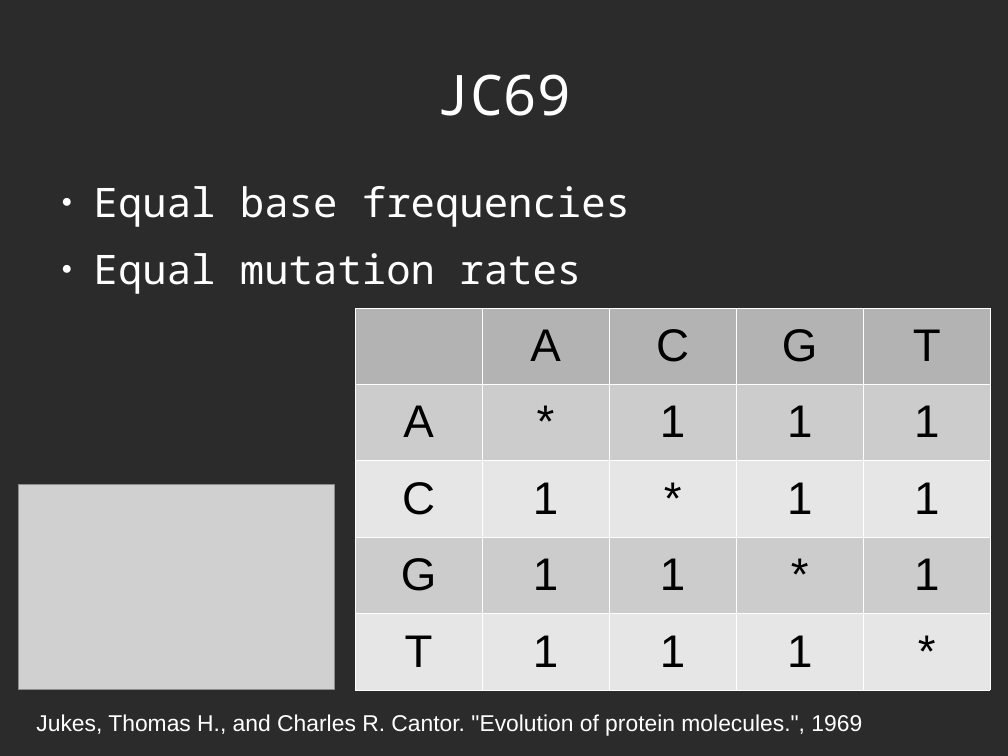
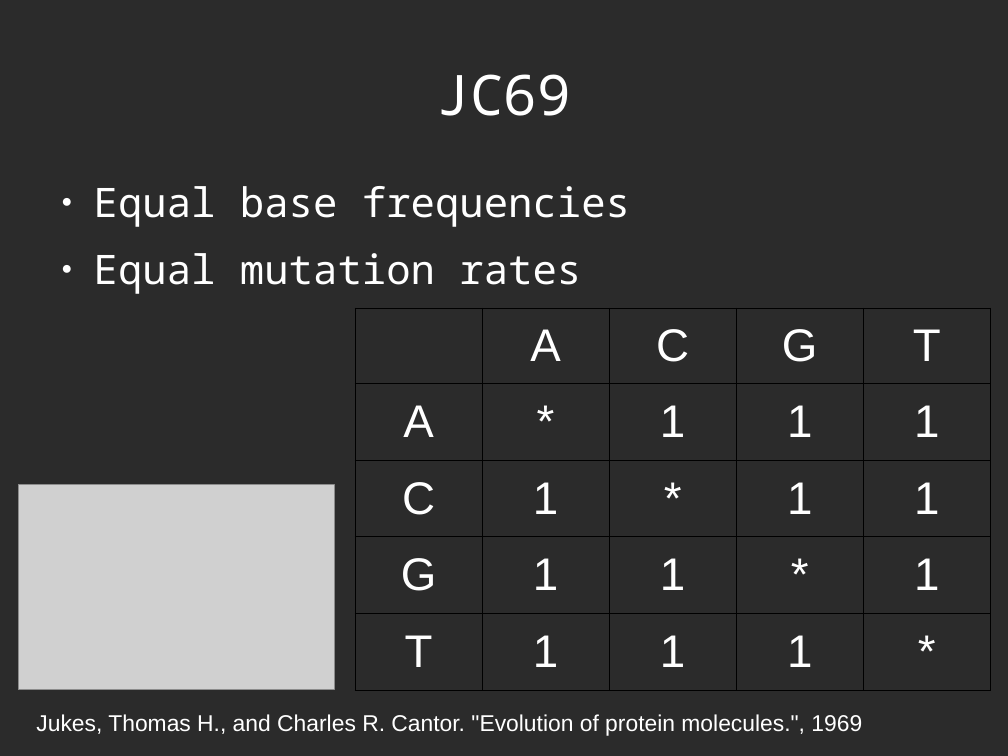
Before and after one commit to richelbilderbeek/Science, a slide deck: slide 10 of Bilderbeek2016Beast/Beast2.odp (slide 7 before the commit). Drawn at 1008x756 pixels with LibreOffice and Linux fonts; fonts in the diff are those of the drawing; grey boxes stand for pictures; background and template pictures are left out; a plain dark background stands for a picture behind light text. Boxes give left, top, right and bottom in pixels: in the first picture for what was removed or moved away, otherwise in the second. Text is boxed around its words. In the diff, an @@ line names an element or a change of style, - is before the commit and + after.

```diff
--- a/Bilderbeek2016Beast/Beast2.odp
+++ b/Bilderbeek2016Beast/Beast2.odp
@@ table at <box>355,308,991,691</box> @@
@@ fill #B3B3B3 to none in 4 cells @@
@@ fill #CCCCCC to none in 10 cells @@
@@ fill #E6E6E6 to none in 10 cells @@
@@ text colour #000000 to #FFFFFF @@
@@ borders changed @@
```
Also in this commit, not shown: 2 other slides changed, 3 slides added, 10 other files.
